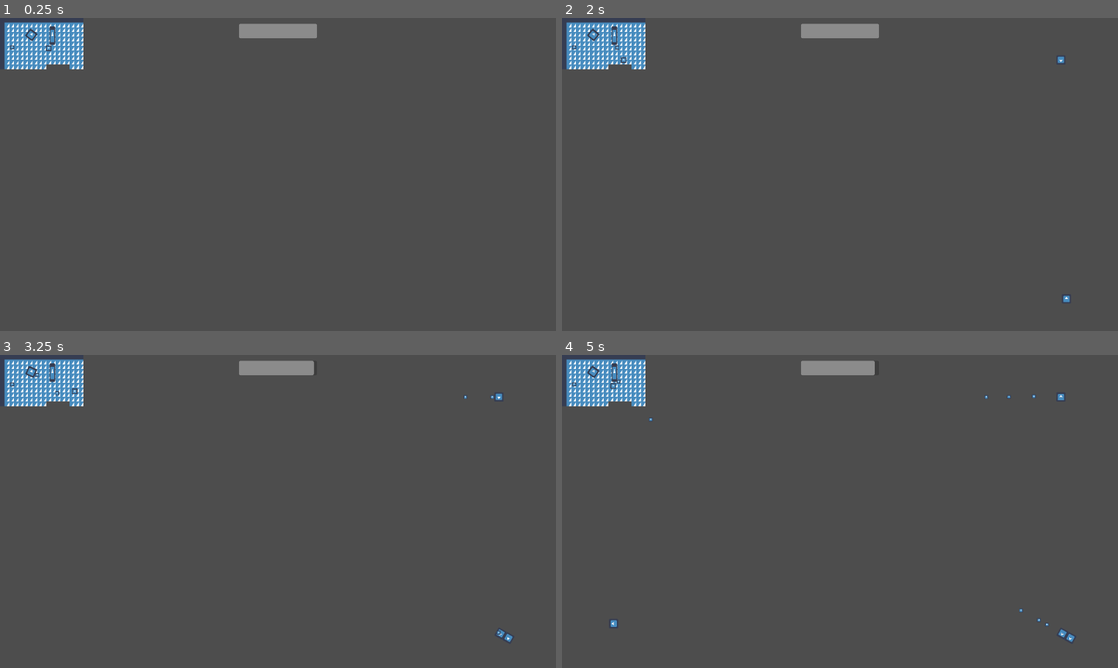
Above: before the commit, frames 1-4 (two rows, left to right).
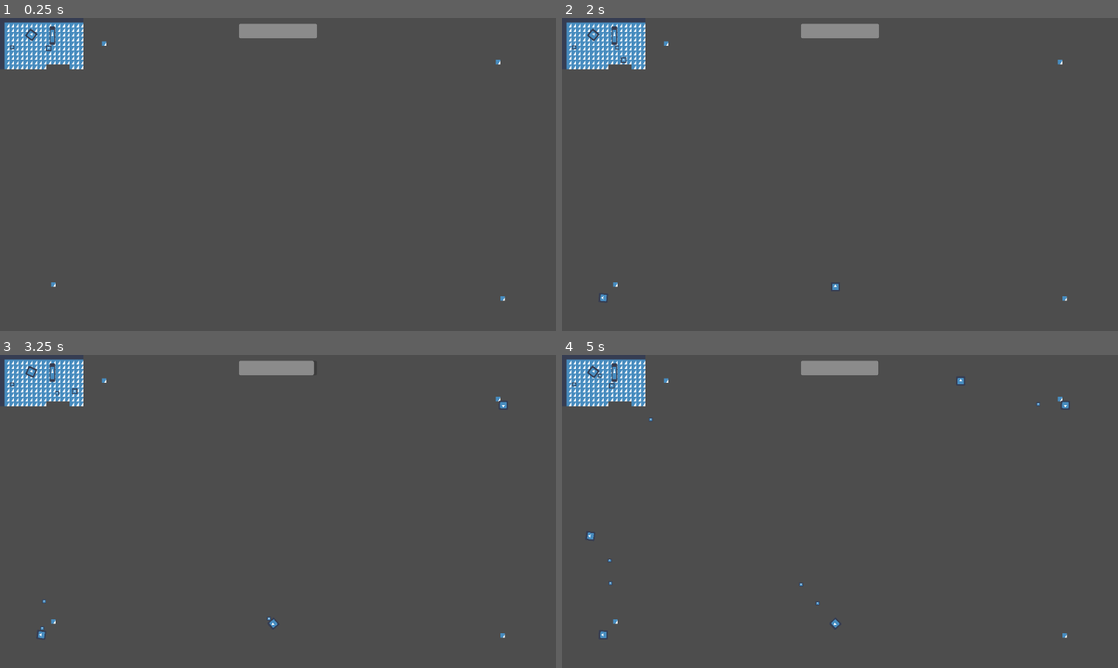
Above: after the commit, the same moments.

Repository: FeniXb3/LaughArena
Game: Godot game, scene res://Scenes/bulletHellMap.tscn
The game is run twice, just before and just after one commit, with the same random seed, the same clock (stepped at 60 frames per second) and the same inputs. The engine's default icon, where the game draws it, is replaced by a stand-in: a white triangle on a blue panel in a dark square.
Inputs (mouse positions are in pixels of both pictures, inside the frame that each line leads up to):
- Up to frame 1 (0.25 s): no input
- Up to frame 2 (2 s): tap Enter (ui_accept) at 0.5, 0.77, 1.25, 1.52 s; move the mouse to (962, 158) at 0.52 s; hold D (move_right) 0.53-1.28 s; click (962, 158) at 0.67 s; move the mouse to (728, 190) at 1.27 s; hold S (move_down) from 1.28 s (still down)
- Up to frame 3 (3.25 s): move the mouse to (333, 442) at 2.02 s; release S (move_down) at 2.03 s; hold D (move_right) 2.03-2.78 s; tap Enter (ui_accept) at 2.75, 3.02 s; move the mouse to (250, 574) at 2.77 s; hold W (move_up) from 2.78 s (still down); click (250, 574) at 2.92 s
- Up to frame 4 (5 s): move the mouse to (1006, 558) at 3.52 s; release W (move_up) at 3.53 s; hold A (move_left) from 3.53 s (still down); tap Enter (ui_accept) at 3.77, 4.52 s; move the mouse to (673, 464) at 4.27 s

The runs differ from the first frame. In frame 1, less than 0.1% of the frame differs, in the area x 9-91%, y 7-91%; in frame 2, 0.1%; in frame 3, 0.2%; in frame 4, 0.4%, in the area x 4-93%, y 1-92%.

Commit message:
random turret spawny + random shoot delay

Diff:
--- a/Scenes/bulletHellMap.tscn
+++ b/Scenes/bulletHellMap.tscn
@@ -220,7 +220,40 @@
 [node name="spawnery" type="Node2D" parent="Director"]
 
 [node name="Marker2D" type="Marker2D" parent="Director/spawnery"]
-position = Vector2(262, 93)
+position = Vector2(361, 93)
+
+[node name="Marker2D5" type="Marker2D" parent="Director/spawnery"]
+position = Vector2(88, 93)
+
+[node name="Marker2D6" type="Marker2D" parent="Director/spawnery"]
+position = Vector2(717, 93)
+
+[node name="Marker2D7" type="Marker2D" parent="Director/spawnery"]
+position = Vector2(1045, 99)
+
+[node name="Marker2D8" type="Marker2D" parent="Director/spawnery"]
+position = Vector2(76, 347)
+
+[node name="Marker2D9" type="Marker2D" parent="Director/spawnery"]
+position = Vector2(112, 664)
+
+[node name="Marker2D10" type="Marker2D" parent="Director/spawnery"]
+position = Vector2(588, 942)
+
+[node name="Marker2D11" type="Marker2D" parent="Director/spawnery"]
+position = Vector2(1003, 935)
+
+[node name="Marker2D12" type="Marker2D" parent="Director/spawnery"]
+position = Vector2(1398, 939)
+
+[node name="Marker2D13" type="Marker2D" parent="Director/spawnery"]
+position = Vector2(1755, 692)
+
+[node name="Marker2D14" type="Marker2D" parent="Director/spawnery"]
+position = Vector2(1728, 393)
+
+[node name="Marker2D15" type="Marker2D" parent="Director/spawnery"]
+position = Vector2(1380, 115)
 
 [node name="Marker2D2" type="Marker2D" parent="Director/spawnery"]
 position = Vector2(1723, 145)
@@ -235,7 +268,7 @@
 tile_set = SubResource("TileSet_kks57")
 format = 2
 layer_0/name = "Walls"
-layer_0/tile_data = PackedInt32Array(0, 0, 4, 65536, 0, 4, 1 …(3362 unchanged characters)…  2, 589841, 196608, 2, 655377, 196608, 2)
+layer_0/tile_data = PackedInt32Array(0, 0, 4, 65536, 0, 4, 1 …(3362 unchanged characters)…  2, 589841, 196608, 2, 655377, 196608, 2, 589931, 196608, 2, 327702, 196608, 2, 3932268, 196608, 2, 3735563, 196608, 2)
 
 [node name="player" parent="." instance=ExtResource("5_y87s1")]
 position = Vector2(168, 104)
--- a/Scripts/Director.gd
+++ b/Scripts/Director.gd
@@ -10,16 +10,15 @@
 	var max_attempts = 100  # Maximum number of attempts to find a valid location
 	var spawned = false
 	var pos = $spawnery.get_child(randi()%$spawnery.get_child_count()).position
+	var vec = (Vector2.ONE * randf_range(-50, 50)).rotated(randf_range(0, PI))
 
 	while not spawned and attempts < max_attempts:
 		if (1):
 			var enemy = enemy_scene.instantiate()
-			enemy.position = pos
+			enemy.position = pos+vec
 			(enemy as Turret2).ammo_parent = ammo_parent
 			turrets_parent.add_child(enemy)
 			spawned = true
 
 		else:
 			attempts += 1
-
-#var vec = (Vector2.ONE * randf_range(0, 100)).rotated(randf_range(0, PI))
--- a/Scripts/turret2.gd
+++ b/Scripts/turret2.gd
@@ -28,6 +28,7 @@
 
 func _on_timer_timeout():
 	_shoot()
+	timer.wait_time = randf_range(1, 5)
 
 func _shoot():
 	var bullet = ammo.instantiate()
